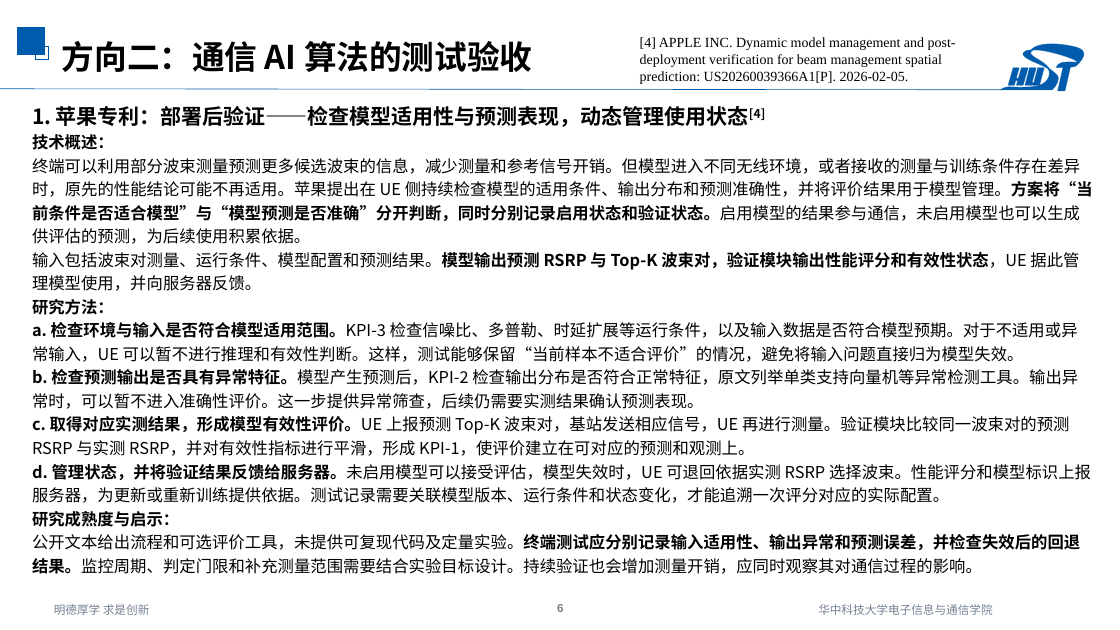
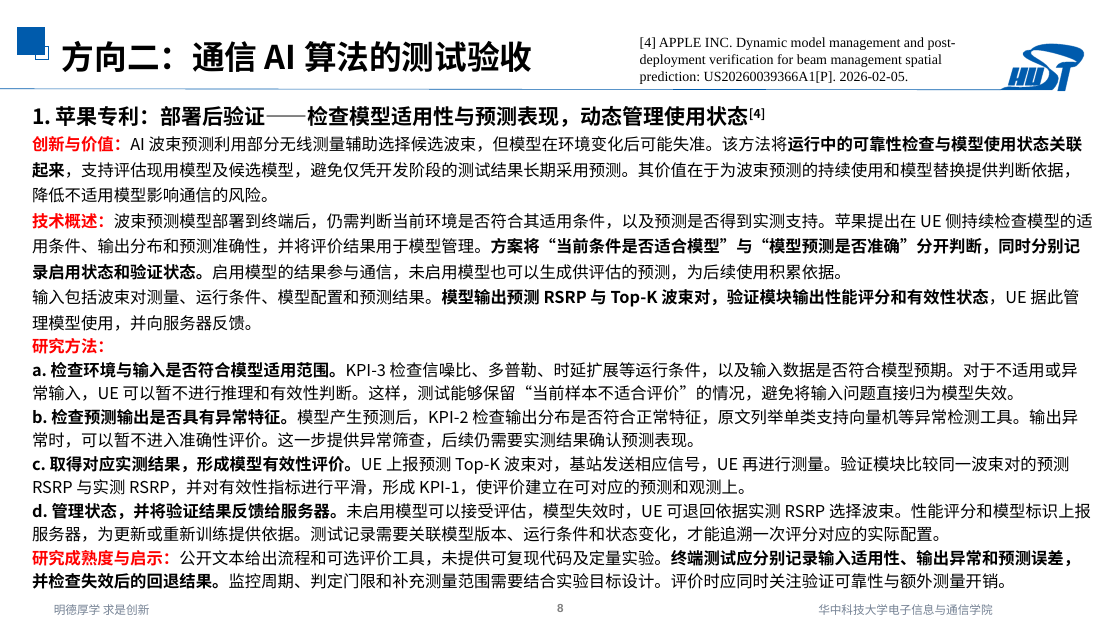
Before and after one commit to strings-pixel/self, a slide deck: slide 8 of 2026.10.10AI与通信融合研究进展调研三.pptx (slide 6 before the commit). Drawn at 1120x630 pixels with LibreOffice and Linux fonts; fonts in the diff are those of the drawing. Boxes give left, top, right and bottom in pixels: in the first picture for what was removed or moved away, otherwise in the second. Text is boxed around its words. In the diff, an @@ line names an element or a change of style, - is before the commit and + after.

```diff
--- a/2026.10.10AI与通信融合研究进展调研三.pptx
+++ b/2026.10.10AI与通信融合研究进展调研三.pptx
@@ text at <box>32,136,1092,280</box>: text changed @@
-技术概述：
-终端可以利用部分波束测量预测更多候选波束的信息，减少测量和参考信号开销。但模型进入不同无线环境，或者接收的测量与训练条件存在差异时，原先的性能结论可能不再适用。苹果提出在 UE 侧持续检查模型的适用条件、输出分布和预测准确性，并将评价结果用于模型管理。方案将“当前条件是否适合模型”与“模型预测是否准确”分开判断，同时分别记录启用状态和验证状态。启用模型的结果参与通信，未启用模型也可以生成供评估的预测，为后续使用积累依据。
+创新与价值：AI 波束预测利用部分无线测量辅助选择候选波束，但模型在环境变化后可能失准。该方法将运行中的可靠性检查与模型使用状态关联起来，支持评估现用模型及候选模型，避免仅凭开发阶段的测试结果长期采用预测。其价值在于为波束预测的持续使用和模型替换提供判断依据，降低不适用模型影响通信的风险。
+技术概述：波束预测模型部署到终端后，仍需判断当前环境是否符合其适用条件，以及预测是否得到实测支持。苹果提出在 UE 侧持续检查模型的适用条件、输出分布和预测准确性，并将评价结果用于模型管理。方案将“当前条件是否适合模型”与“模型预测是否准确”分开判断，同时分别记录启用状态和验证状态。启用模型的结果参与通信，未启用模型也可以生成供评估的预测，为后续使用积累依据。
@@ text at <box>32,289,1079,354</box>: text colour #000000 to #FF0000 in "研究方法："; line spacing 1.2 to 1.3 @@
@@ text at <box>32,550,1080,589</box>: text changed @@
-研究成熟度与启示：
-公开文本给出流程和可选评价工具，未提供可复现代码及定量实验。终端测试应分别记录输入适用性、输出异常和预测误差，并检查失效后的回退结果。监控周期、判定门限和补充测量范围需要结合实验目标设计。持续验证也会增加测量开销，应同时观察其对通信过程的影响。
+研究成熟度与启示：公开文本给出流程和可选评价工具，未提供可复现代码及定量实验。终端测试应分别记录输入适用性、输出异常和预测误差，并检查失效后的回退结果。监控周期、判定门限和补充测量范围需要结合实验目标设计。评价时应同时关注验证可靠性与额外测量开销。
```
Also in this commit, not shown: 5 other slides changed, 2 slides added.
